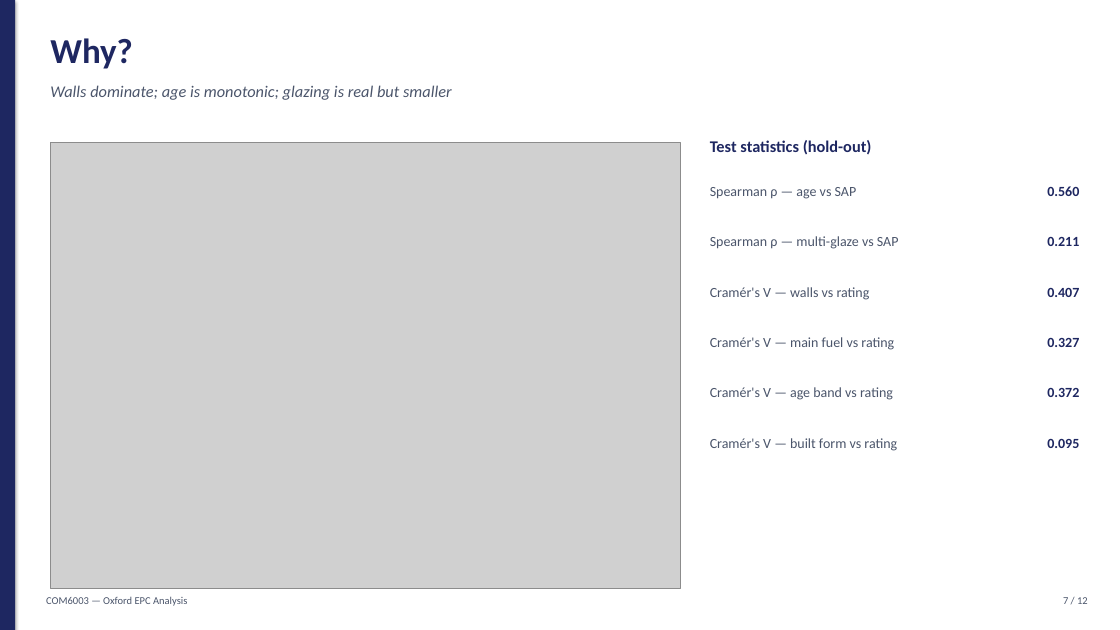
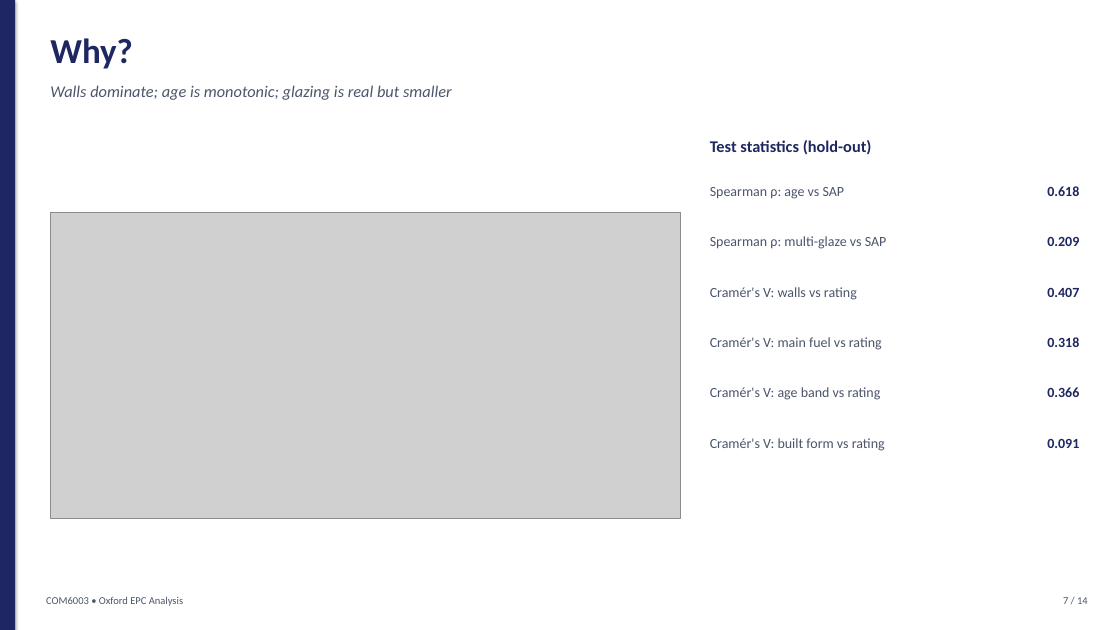
Before and after one commit to parsecsion/oxford-epc, a slide deck: slide 7 of presentation/COM6003_Oxford_Presentation.pptx. Drawn at 1120x630 pixels with LibreOffice and Linux fonts; fonts in the diff are those of the drawing; grey boxes stand for pictures. Boxes give left, top, right and bottom in pixels: in the first picture for what was removed or moved away, otherwise in the second. Text is boxed around its words. In the diff, an @@ line names an element or a change of style, - is before the commit and + after.

Commit message:
Update presentation to current results; fix stale SHAP/permutation figures
Presentation: refreshed all stale numbers and embedded figures to the current
pipeline run, added a regression-to-band concept-diagram slide and an
unsupervised-segmentation + recommender slide, renumbered footers, removed em
dashes. Regenerated fig_perm_importance (windows top, QWK-scored) and
fig_shap_summary (regressor beeswarm) which were stale legacy plots, and
re-embedded them in both the deck and the report (Figures 9 and 10).

```diff
--- a/presentation/COM6003_Oxford_Presentation.pptx
+++ b/presentation/COM6003_Oxford_Presentation.pptx
@@ text at <box>710,187,845,199</box>: text changed @@
-Spearman ρ — age vs SAP
+Spearman ρ: age vs SAP
@@ text at <box>1047,186,1079,196</box>: text changed @@
-0.560
+0.618
@@ picture: place and size @@
-picture at <box>50,143,681,588</box>
+picture at <box>50,213,681,519</box>
@@ text at <box>710,236,887,249</box>: text changed @@
-Spearman ρ — multi-glaze vs SAP
+Spearman ρ: multi-glaze vs SAP
@@ text at <box>1047,237,1079,246</box>: text changed @@
-0.211
+0.209
@@ text at <box>710,287,857,300</box>: text changed @@
-Cramér's V — walls vs rating
+Cramér's V: walls vs rating
@@ text at <box>710,337,882,350</box>: text changed @@
-Cramér's V — main fuel vs rating
+Cramér's V: main fuel vs rating
@@ text at <box>1047,337,1079,347</box>: text changed @@
-0.327
+0.318
@@ text at <box>710,387,881,400</box>: text changed @@
-Cramér's V — age band vs rating
+Cramér's V: age band vs rating
@@ text at <box>1047,387,1079,397</box>: text changed @@
-0.372
+0.366
@@ text at <box>710,438,885,451</box>: text changed @@
-Cramér's V — built form vs rating
+Cramér's V: built form vs rating
@@ text at <box>1047,439,1079,448</box>: text changed @@
-0.095
+0.091
@@ text at <box>46,596,183,606</box>: text changed @@
-COM6003 — Oxford EPC Analysis
+COM6003 • Oxford EPC Analysis
@@ text at <box>1063,597,1088,604</box>: text changed @@
-7 / 12
+7 / 14
```
Also in this commit, not shown: 11 other slides changed, 2 slides added, 4 other files.
